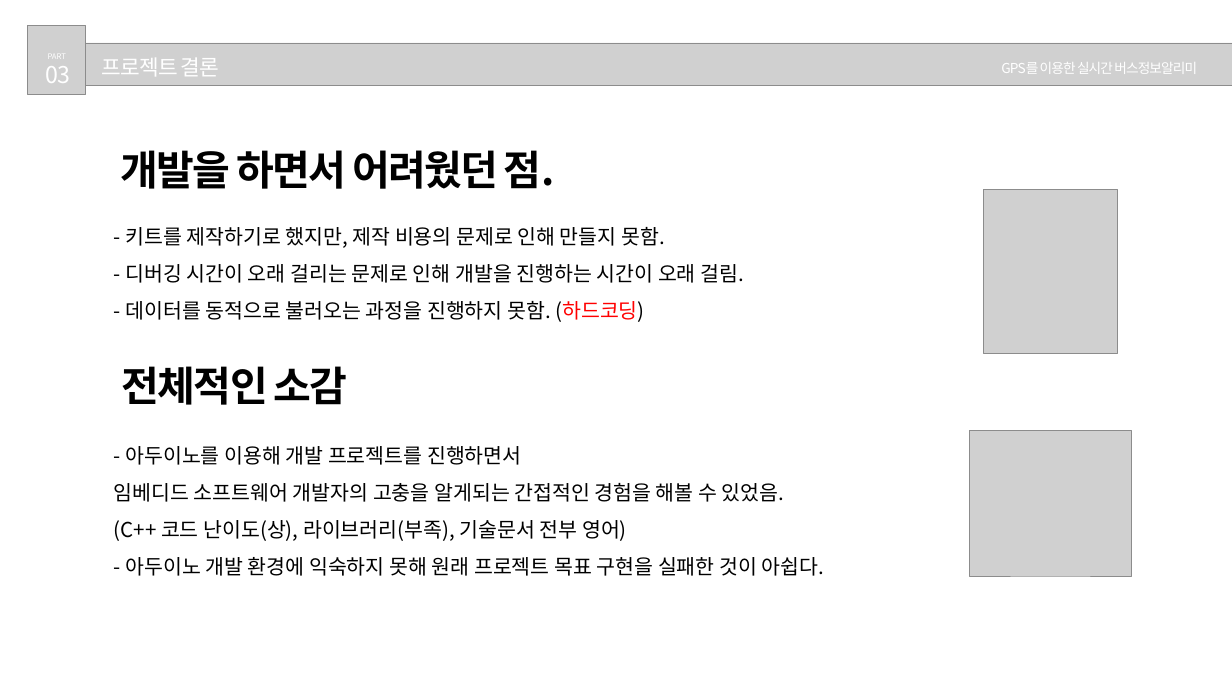
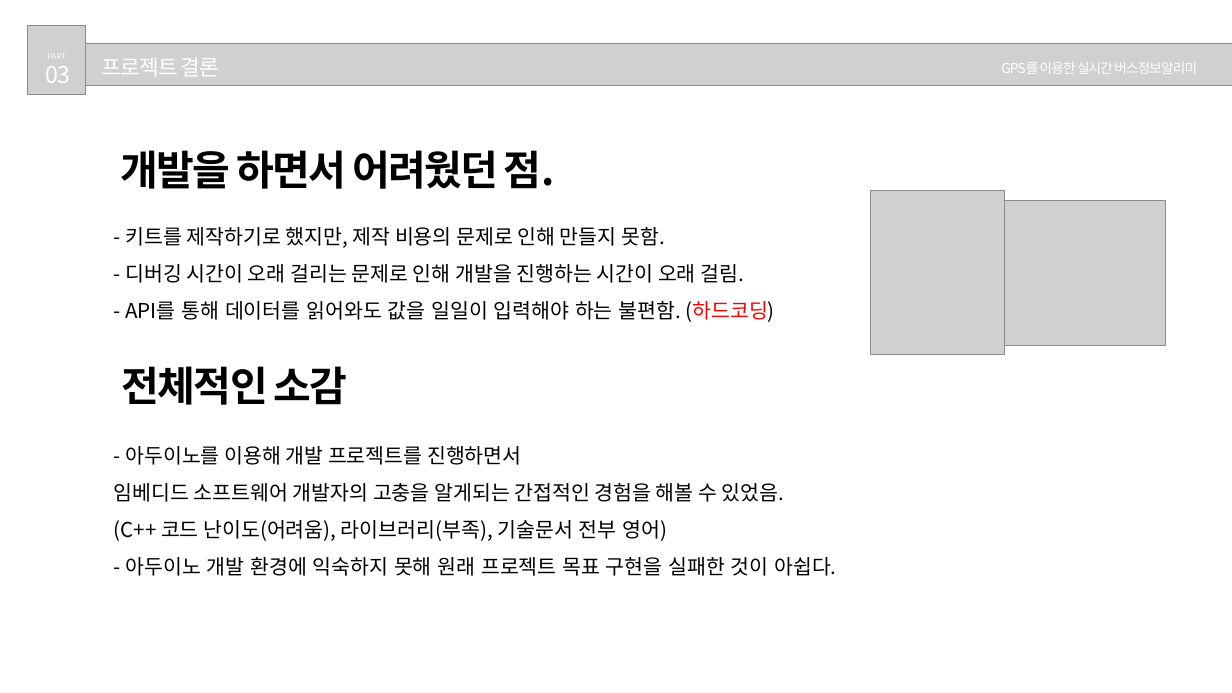
Before and after one commit to Hwan0808/Capstone_Project, a slide deck: slide 10 of 종합프로젝트설계_발표자료.pptx. Drawn at 1232x693 pixels with LibreOffice and Linux fonts; fonts in the diff are those of the drawing; grey boxes stand for pictures. Boxes give left, top, right and bottom in pixels: in the first picture for what was removed or moved away, otherwise in the second. Text is boxed around its words. In the diff, an @@ line names an element or a change of style, - is before the commit and + after.

```diff
--- a/종합프로젝트설계_발표자료.pptx
+++ b/종합프로젝트설계_발표자료.pptx
@@ picture: place and size @@
-picture at box(983, 189, 1117, 354)
+picture at box(870, 190, 1004, 355)
@@ picture: place and size @@
-picture at box(970, 431, 1131, 576)
+picture at box(1004, 200, 1165, 346)
@@ text at box(125, 301, 774, 322): text changed @@
-- 데이터를 동적으로 불러오는 과정을 진행하지 못함. (하드코딩)
+- API를 통해 데이터를 읽어와도 값을 일일이 입력해야 하는 불편함. (하드코딩)
@@ text at box(114, 520, 667, 541): text changed @@
-(C++ 코드 난이도(상), 라이브러리(부족), 기술문서 전부 영어)
+(C++ 코드 난이도(어려움), 라이브러리(부족), 기술문서 전부 영어)
```
Also in this commit, not shown: 5 other slides changed.
